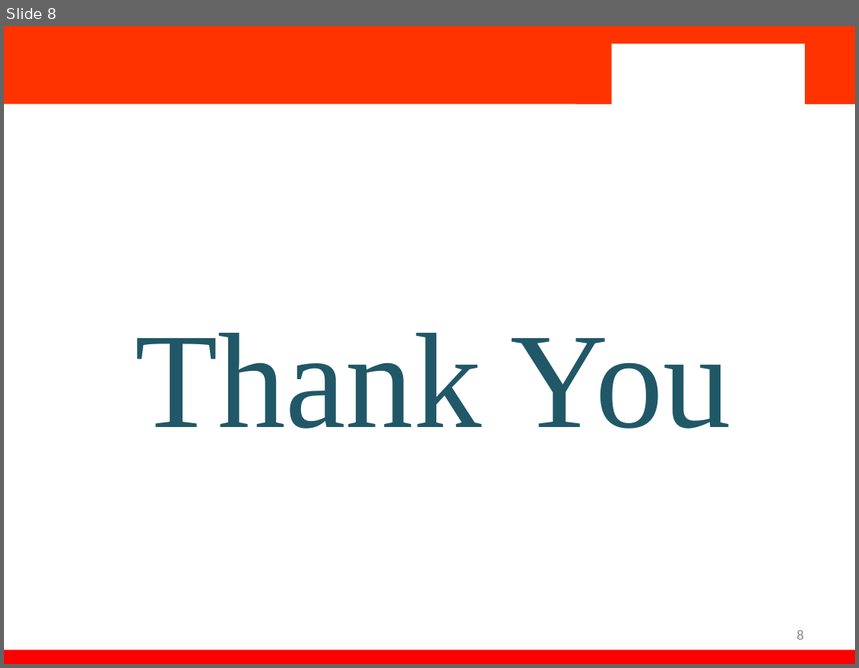
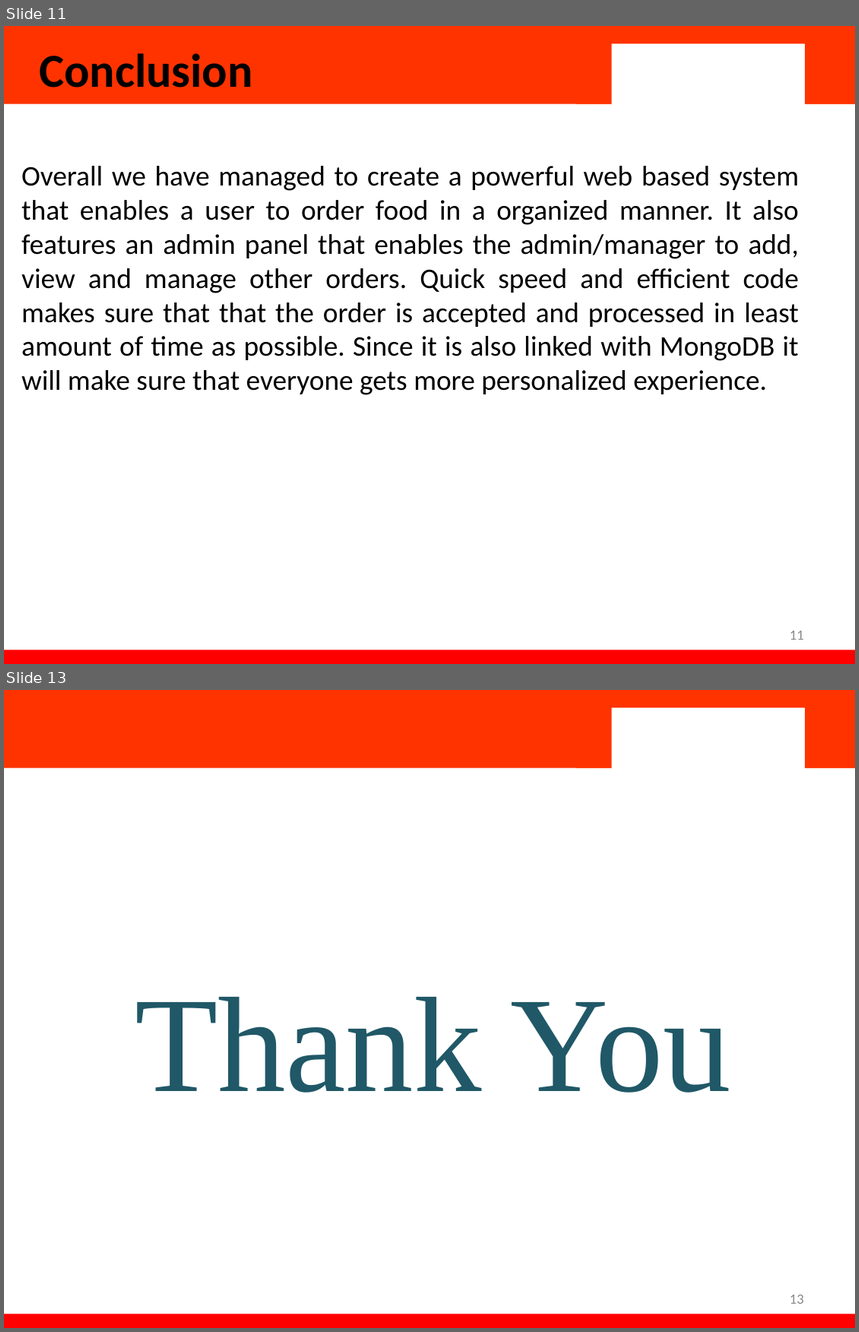
Before and after one commit to JayArindam/yummybites, a slide deck: YummyBite.pptx. Shown one above the other, each under a label of ours: slide 8 before the commit, slides 11 and 13 after it; the slides between them are not shown. The pictures are 859x668 and 859x1332 pixels, drawn with LibreOffice and Linux fonts; fonts in the diff are those of the drawing; background and template pictures are left out. Boxes give left, top, right and bottom in pixels: in the first picture for what was removed or moved away, otherwise in the second. Text is boxed around its words. In the diff, an @@ line names an element or a change of style, - is before the commit and + after.

```diff
--- a/YummyBite.pptx
+++ b/YummyBite.pptx
@@ slide 11 added at [4,26,855,664], background #FFFFFF; not listed: 4 template elements that a slide beside it also shows @@
@@ title added at [39,53,253,88], 40 pt, text #000000, bold @@
+Conclusion
@@ subtitle added at [21,166,799,395], 24 pt, text #000000 @@
+Overall we have managed to create a powerful web based system that enables a user to order food in a organized manner. It also features an admin panel that enables the admin/manager to add, view and manage other orders. Quick speed and efficient code makes sure that that the order is accepted and processed in least amount of time as possible. Since it is also linked with MongoDB it will make sure that everyone gets more personalized experience.
@@ page number added at [790,631,804,640], 12 pt, text #898989 @@
+11
@@ what was slide 8 is now slide 13 @@
@@ page number at [790,1295,804,1304]: text changed @@
-8
+13
```
Also in this commit, not shown: 6 slides changed, 5 other slides added, 1 slide removed.
